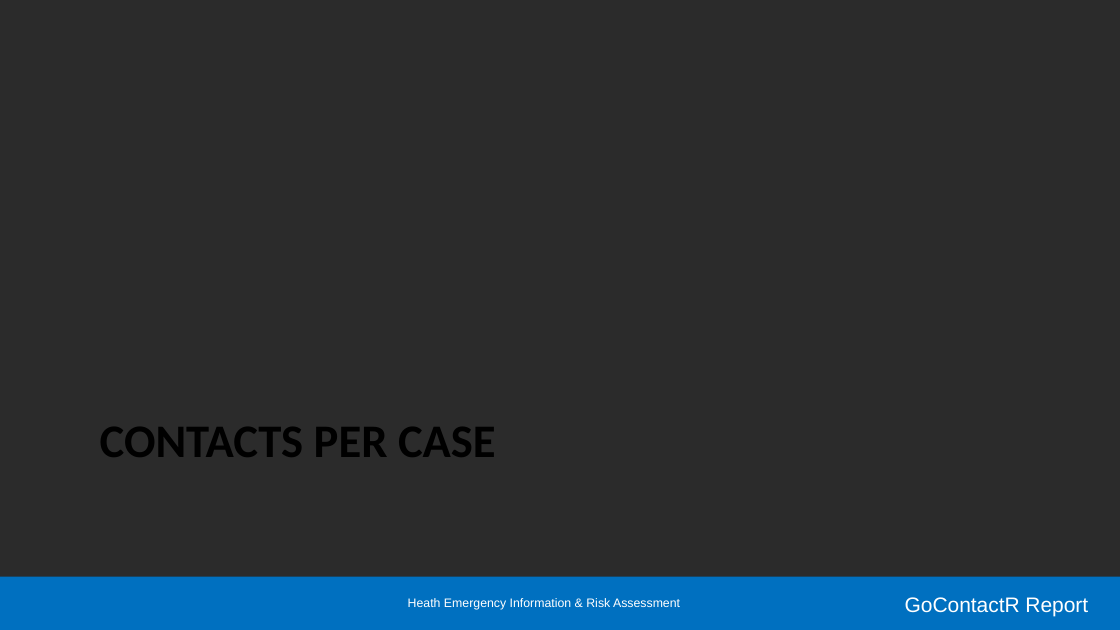
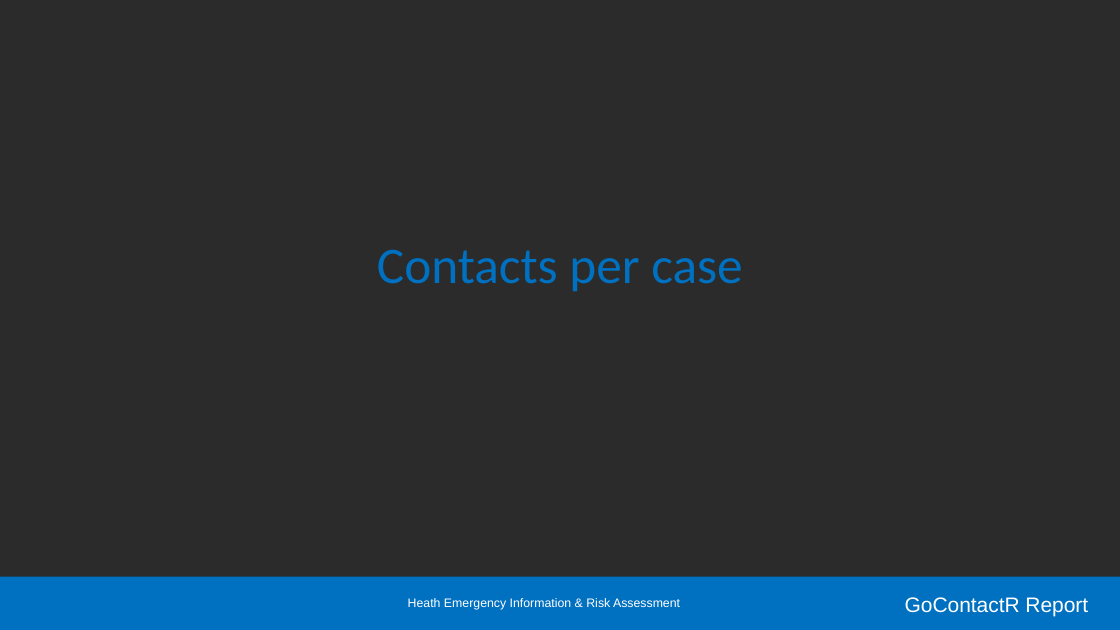
Before and after one commit to kendavidn/GoContactR, a slide deck: slide 17 of markdown/report.pptx (slide 20 before the commit). Drawn at 1120x630 pixels with LibreOffice and Linux fonts; fonts in the diff are those of the drawing; background and template pictures are left out; a plain dark background stands for a picture behind light text. Boxes give left, top, right and bottom in pixels: in the first picture for what was removed or moved away, otherwise in the second. Text is boxed around its words. In the diff, an @@ line names an element or a change of style, - is before the commit and + after.

```diff
--- a/markdown/report.pptx
+++ b/markdown/report.pptx
@@ title "Contacts per case" at (377,250,742,291): vertical alignment top to middle @@
@@ title at (377,250,742,291): text changed; size 30 to 33 pt; text colour #000000 to #0070C0; bold off @@
-CONTACTS PER CASE
+Contacts per case
```
Also in this commit, not shown: 23 other slides changed, 9 slides added, 13 slides removed, 35 other files.
